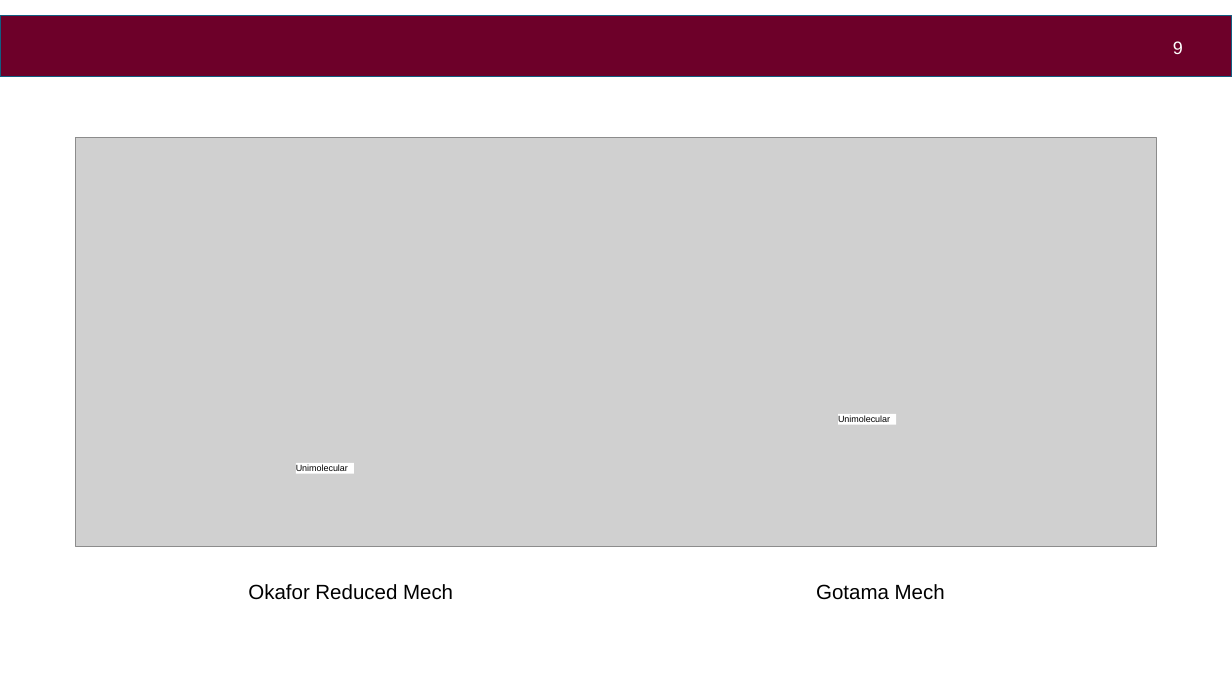
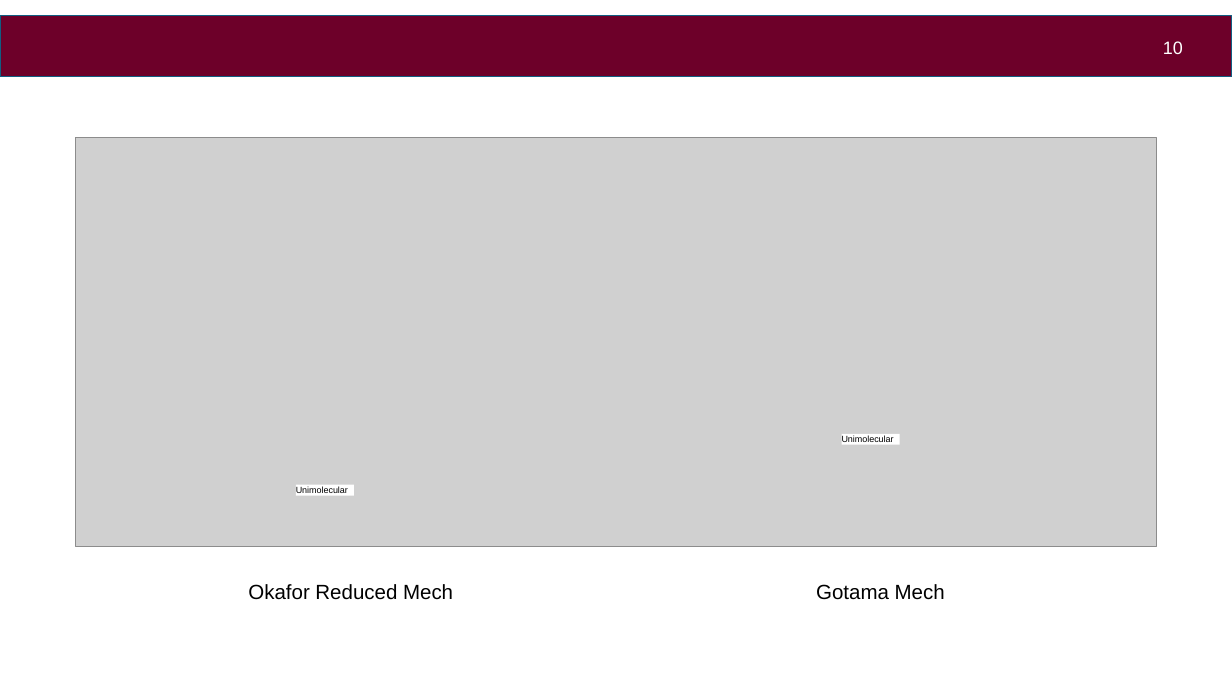
Before and after one commit to aahil-wq/lab-presentations, a slide deck: slide 11 of icfd2026/pres/kyushu_ppt_16-9.pptx (slide 10 before the commit). Drawn at 1232x693 pixels with LibreOffice and Linux fonts; fonts in the diff are those of the drawing; grey boxes stand for pictures; background and template pictures are left out. Boxes give left, top, right and bottom in pixels: in the first picture for what was removed or moved away, otherwise in the second. Text is boxed around its words. In the diff, an @@ line names an element or a change of style, - is before the commit and + after.

```diff
--- a/icfd2026/pres/kyushu_ppt_16-9.pptx
+++ b/icfd2026/pres/kyushu_ppt_16-9.pptx
@@ page number at [1163, 41, 1183, 54]: text changed @@
-9
+10
@@ rectangle "Unimolecular": place and size @@
-rectangle "Unimolecular" at [838, 414, 897, 425]
+rectangle "Unimolecular" at [842, 433, 900, 445]
@@ rectangle "Unimolecular": place and size @@
-rectangle "Unimolecular" at [296, 463, 354, 474]
+rectangle "Unimolecular" at [296, 485, 354, 496]
```
Also in this commit, not shown: 4 other slides changed, 1 slide added, 1 slide removed.
